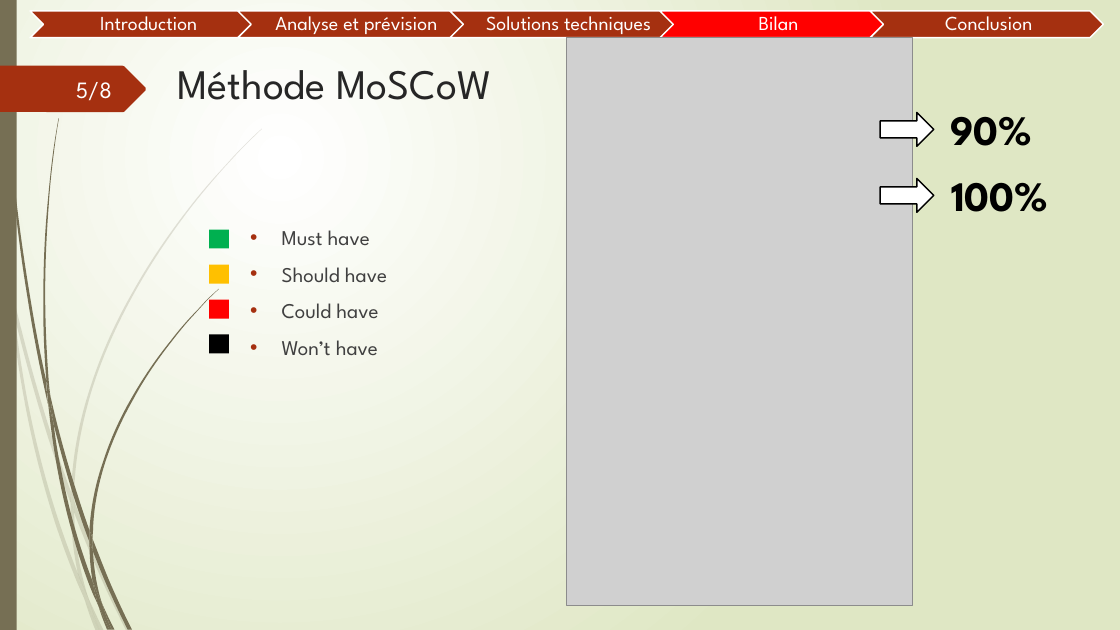
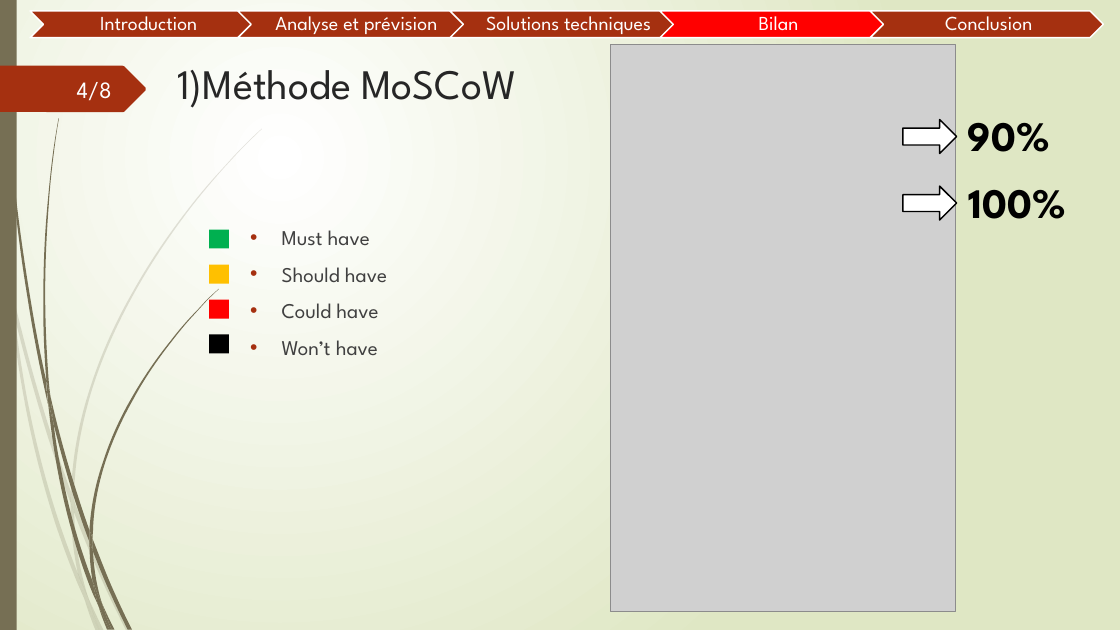
Before and after one commit to Guyoms/PTUT2016, a slide deck: slide 4 of IHearISay/I_HEAR_I_SAY_Bilan.pptx (slide 5 before the commit). Drawn at 1120x630 pixels with LibreOffice and Linux fonts; fonts in the diff are those of the drawing; grey boxes stand for pictures. Boxes give left, top, right and bottom in pixels: in the first picture for what was removed or moved away, otherwise in the second. Text is boxed around its words. In the diff, an @@ line names an element or a change of style, - is before the commit and + after.

```diff
--- a/IHearISay/I_HEAR_I_SAY_Bilan.pptx
+++ b/IHearISay/I_HEAR_I_SAY_Bilan.pptx
@@ picture: place and size @@
-picture at bbox=[567, 38, 913, 605]
+picture at bbox=[611, 45, 957, 612]
@@ page number at bbox=[77, 82, 112, 101]: text changed @@
-5/8
+4/8
@@ title at bbox=[177, 70, 516, 108]: text changed @@
-Méthode MoSCoW
+1)Méthode MoSCoW
@@ right arrow: place and size @@
-right arrow at bbox=[881, 113, 934, 146]
+right arrow at bbox=[903, 119, 957, 153]
@@ text "90%": place and size @@
-text "90%" at bbox=[950, 116, 1032, 146]
+text "90%" at bbox=[968, 122, 1050, 152]
@@ text "100%": place and size @@
-text "100%" at bbox=[951, 182, 1048, 212]
+text "100%" at bbox=[969, 189, 1066, 219]
@@ right arrow: place and size @@
-right arrow at bbox=[881, 178, 934, 212]
+right arrow at bbox=[903, 187, 957, 220]
```
Also in this commit, not shown: 4 other slides changed, 1 slide added, 3 other files.
